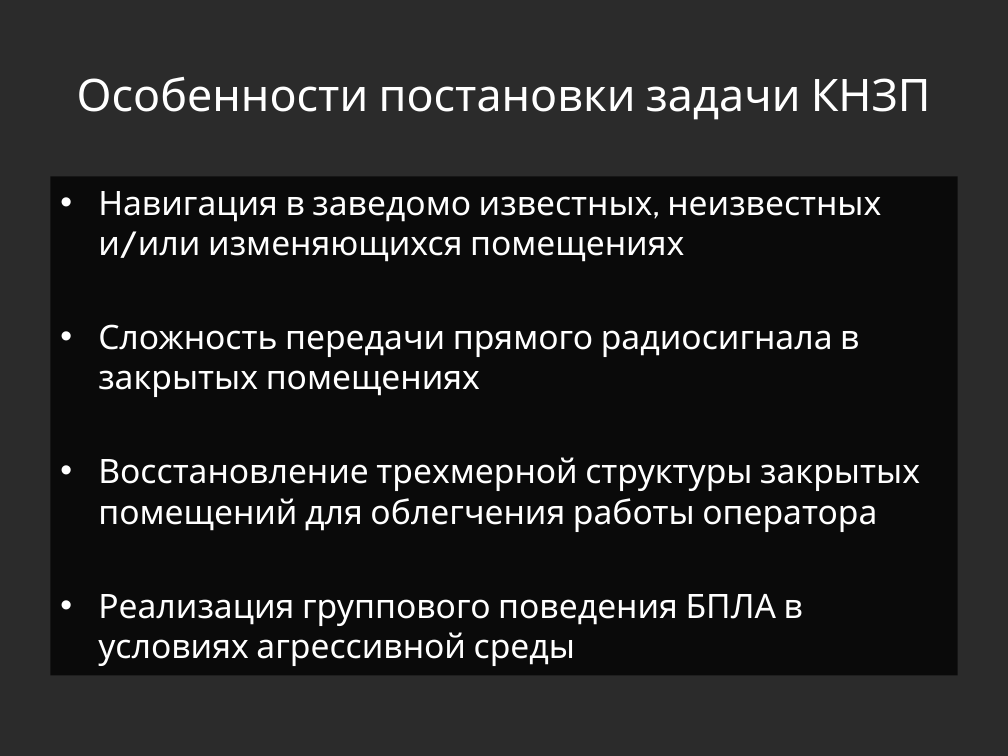
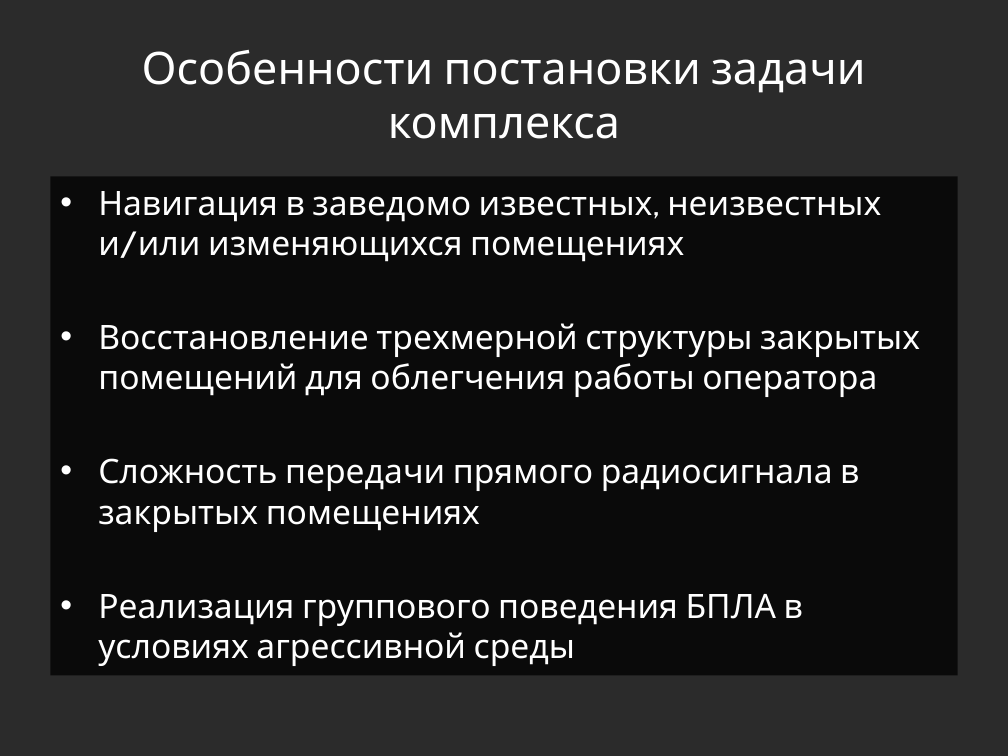
Before and after one commit to Jacobi20/quadro-xds, a slide deck: slide 4 of Docs/Medias2012_dhg.pptx. Drawn at 1008x756 pixels with LibreOffice and Linux fonts; fonts in the diff are those of the drawing; background and template pictures are left out; a plain dark background stands for a picture behind light text. Boxes give left, top, right and bottom in pixels: in the first picture for what was removed or moved away, otherwise in the second. Text is boxed around its words. In the diff, an @@ line names an element or a change of style, - is before the commit and + after.

```diff
--- a/Docs/Medias2012_dhg.pptx
+++ b/Docs/Medias2012_dhg.pptx
@@ title at (x1=142, y1=50, x2=866, y2=139): text changed @@
-Особенности постановки задачи КНЗП
+Особенности постановки задачи комплекса
@@ text at (x1=98, y1=323, x2=920, y2=397): paragraph added @@
+• Восстановление трехмерной структуры закрытых помещений для облегчения работы оператора
@@ text at (x1=98, y1=457, x2=920, y2=532): paragraph removed @@
-• Восстановление трехмерной структуры закрытых помещений для облегчения работы оператора
```
Also in this commit, not shown: 2 other files.
